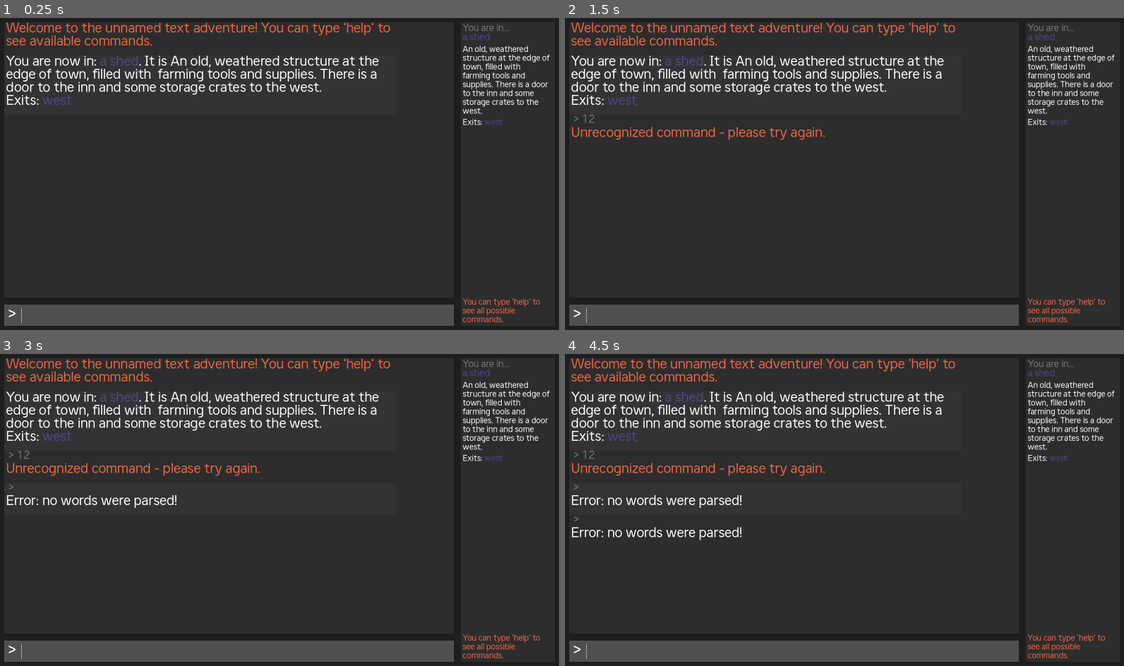
Above: before the commit, frames 1-4 (two rows, left to right).
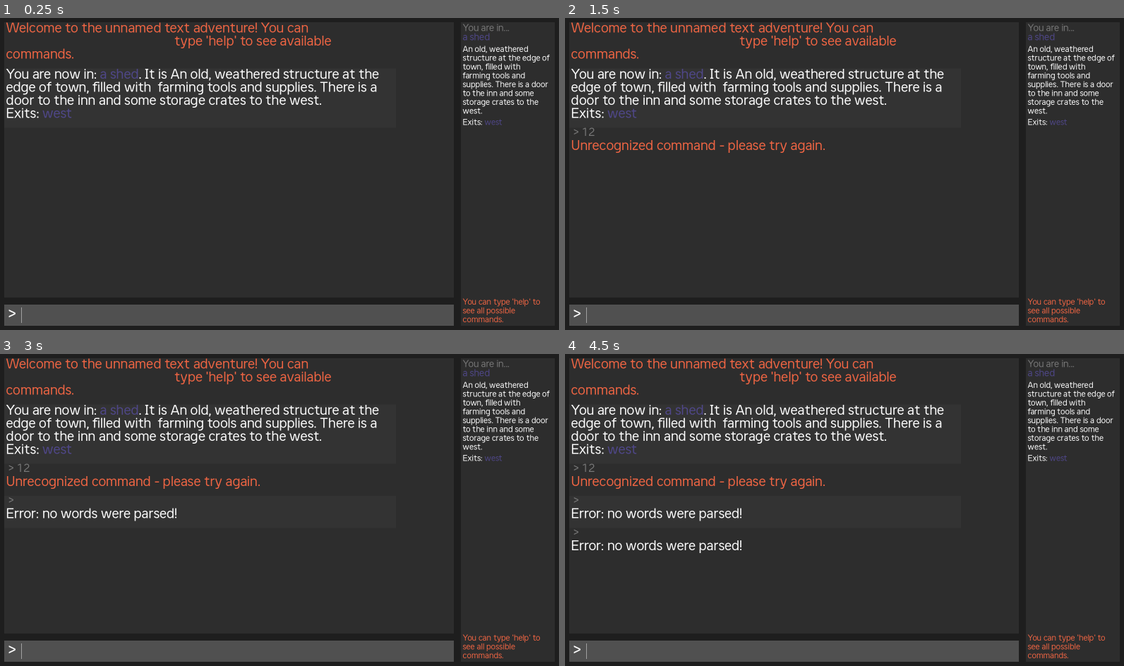
Above: after the commit, the same moments.

Repository: onionbulbperception/text_adventure_by_tutorial
Game: Godot game, scene res://scenes/game.tscn
The game is run twice, just before and just after one commit, with the same random seed, the same clock (stepped at 60 frames per second) and the same inputs.
Inputs (mouse positions are in pixels of both pictures, inside the frame that each line leads up to):
- Up to frame 1 (0.25 s): no input
- Up to frame 2 (1.5 s): click (805, 314) at 0.52 s; type "12" at 0.6 s; tap Enter at 1.25 s
- Up to frame 3 (3 s): tap Space at 2 s; tap Enter at 2.75 s
- Up to frame 4 (4.5 s): tap Space at 3.5 s; tap Enter at 4.25 s

The runs differ from the first frame. In frame 1, 4.9% of the frame differs, in the area x 1-70%, y 1-33%; in frame 2, 6.0%; in frame 3, 6.8%; in frame 4, 7.5%, in the area x 1-70%, y 1-64%.

Commit message:
Refactring code using godot style guide

Diff:
--- a/scripts/command_processor.gd
+++ b/scripts/command_processor.gd
@@ -3,8 +3,6 @@
 
 signal room_changed(new_room)
 signal room_updated(current_room)
-
-
 var current_room = null
 var player = null
 
@@ -64,6 +62,7 @@
 func take(second_word: String) -> String:
 	if second_word == "":
 		return Types.wrap_system_text("Take what?")
+
 	for item in current_room.items:
 		if second_word.to_lower() == item.item_name.to_lower():
 			current_room.remove_item(item)
@@ -77,12 +76,14 @@
 func drop(second_word) -> String:
 	if second_word == "":
 		return Types.wrap_system_text("Drop what?")
+
 	for item in player.inventory:
 		if second_word.to_lower() == item.item_name.to_lower():
 			player.drop_item(item)
 			current_room.add_item(item)
 			emit_signal("room_updated", current_room)
 			return "You drop the " + Types.wrap_item_text(item.item_name) + "."
+
 	return "You don't have anything called " + Types.wrap_system_text(second_word) + "."
 
 
@@ -102,7 +103,9 @@
 						if exit == item.use_value:
 							exit.is_locked = false
 							player.drop_item(item)
-							return "You use " + Types.wrap_item_text(second_word) + " to unlock a door to " + Types.wrap_location_text(exit.get_other_room(current_room).room_name)
+							return ("You use " + Types.wrap_item_text(second_word)
+									+ " to unlock a door to "
+									+ Types.wrap_location_text(exit.get_other_room(current_room).room_name))
 					return "Your " + Types.wrap_item_text(second_word) + " does not unlock anything here."
 				_:
 					return Types.wrap_system_text("Error - tried to use an item with an invalid type.")
@@ -149,7 +152,8 @@
 				if second_word.to_lower() == item.item_name.to_lower():
 					player.drop_item(item)
 
-			return "You give the " + Types.wrap_item_text(second_word) + " to the " + Types.wrap_npc_text(npc.npc_name) + "."
+			return ("You give the " + Types.wrap_item_text(second_word) + " to the "
+					+ Types.wrap_npc_text(npc.npc_name) + ".")
 
 	return "Nobody here wants a" + Types.wrap_item_text(second_word) + "."
 
@@ -164,7 +168,7 @@
 		" talk " + Types.wrap_npc_text("[npc]"),
 		" give " + Types.wrap_item_text("[item]"),
 		" inventory",
-		" help"])
+		" help",])
 	var help_string = "\n".join(help_strings)
 	return help_string
 
--- a/scripts/exit.gd
+++ b/scripts/exit.gd
@@ -1,5 +1,5 @@
+class_name Exit
 extends Resource
-class_name Exit
 
 
 var room_1 = null
--- a/scripts/game.gd
+++ b/scripts/game.gd
@@ -1,4 +1,5 @@
 extends Control
+
 
 @onready var game_info = $Background/MarginContainer/Columns/Rows/GameInfo
 @onready var command_processor = $CommandProcessor
@@ -11,7 +12,8 @@
 	command_processor.room_changed.connect(Callable(side_panel, "handle_room_changed"))
 	command_processor.room_updated.connect(Callable(side_panel, "handle_room_updated"))
 
-	game_info.create_response(Types.wrap_system_text("Welcome to the unnamed text adventure! You can type 'help' to see available commands."))
+	game_info.create_response(Types.wrap_system_text("Welcome to the unnamed text adventure! You can
+													 type 'help' to see available commands."))
 
 	var starting_room_response = command_processor.initialize(room_manager.get_child(0), player)
 	game_info.create_response(starting_room_response)
--- a/scripts/game_info.gd
+++ b/scripts/game_info.gd
@@ -2,14 +2,9 @@
 
 
 const INPUT_RESPONSE = preload("res://scenes/input_response.tscn")
-
-
 @export var max_lines_remebered = 30
-
-
 var max_scroll_length := 0
 var should_zebra := false
-
 @onready var scroll = $Scroll
 @onready var scrollbar = scroll.get_v_scroll_bar()
 @onready var history_rows = $Scroll/HistoryRows
@@ -50,5 +45,6 @@
 	history_rows.add_child(response)
 	if not should_zebra:
 		response.zebra.hide()
+
 	should_zebra = !should_zebra
 	_delete_history_beyond_limit()
--- a/scripts/game_room.gd
+++ b/scripts/game_room.gd
@@ -1,12 +1,10 @@
 @tool
+class_name GameRoom
 extends PanelContainer
-class_name GameRoom
 
 
 @export var room_name : String = "Room Name" : set = set_room_name
 @export_multiline var room_description : String = "This is the description of the room." : set = set_room_description
-
-
 var exits: Dictionary = {}
 var npcs: Array = []
 var items: Array = []
@@ -57,9 +55,11 @@
 func get_npc_description() -> String:
 	if npcs.size() == 0:
 		return ""
+
 	var npc_string = ""
 	for npc in npcs:
 		npc_string += Types.wrap_npc_text(npc.npc_name) + " "
+
 	return "NPCs: " + npc_string
 
 
--- a/scripts/globals/types.gd
+++ b/scripts/globals/types.gd
@@ -5,13 +5,11 @@
 	KEY,
 	QUEST_ITEM,
 }
-
-
-const COLOR_NPC = Color("#52DEE5")
-const COLOR_ITEM = Color("#B38CB4")
-const COLOR_SPEECH = Color("#B6C649")
-const COLOR_LOCATION = Color("#4F4789")
-const COLOR_SYSTEM = Color("#F06543")
+const COLOR_NPC = Color("#52dee5")
+const COLOR_ITEM = Color("#b38cb4")
+const COLOR_SPEECH = Color("#b6c649")
+const COLOR_LOCATION = Color("#4f4789")
+const COLOR_SYSTEM = Color("#f06543")
 
 
 func wrap_npc_text(text: String) -> String:
--- a/scripts/input_response.gd
+++ b/scripts/input_response.gd
@@ -1,4 +1,5 @@
 extends MarginContainer
+
 
 @onready var zebra = $Zebra
 @onready var input_label = $Rows/InputHistory
--- a/scripts/item.gd
+++ b/scripts/item.gd
@@ -1,11 +1,9 @@
+class_name Item
 extends Resource
-class_name Item
 
 
 @export var item_name : String = "Item name"
 @export var item_type: Types.ItemTypes = Types.ItemTypes.KEY
-
-
 var use_value = null
 
 
--- a/scripts/npc.gd
+++ b/scripts/npc.gd
@@ -1,12 +1,10 @@
+class_name NPC
 extends Resource
-class_name NPC
 
 
 @export var npc_name : String = "NPC Name"
 @export var quest_item : Resource
 @export_multiline var initial_dialog: String
 @export_multiline var post_quest_dialog: String
-
-
 var has_received_quest_item := false
 var quest_reward = null
--- a/scripts/room_manager.gd
+++ b/scripts/room_manager.gd
@@ -35,5 +35,6 @@
 func load_item(item_name: String):
 	return load("res://items/" + item_name + ".tres")
 
+
 func load_npc(npc_name: String):
 	return load("res://npcs/" + npc_name + ".tres")
--- a/scripts/side_panel.gd
+++ b/scripts/side_panel.gd
@@ -3,10 +3,10 @@
 
 @onready var room_name = $MarginContainer/Rows/TitleSection/RoomNameLabel
 @onready var room_description = $MarginContainer/Rows/RoomDescriptionLabel
-
 @onready var exit_label = $MarginContainer/Rows/ListArea/ExitLabel
 @onready var npc_label = $MarginContainer/Rows/ListArea/NpcLabel
 @onready var item_label = $MarginContainer/Rows/ListArea/ItemLabel
+
 
 func handle_room_changed(new_room):
 	room_name.text = new_room.room_name
